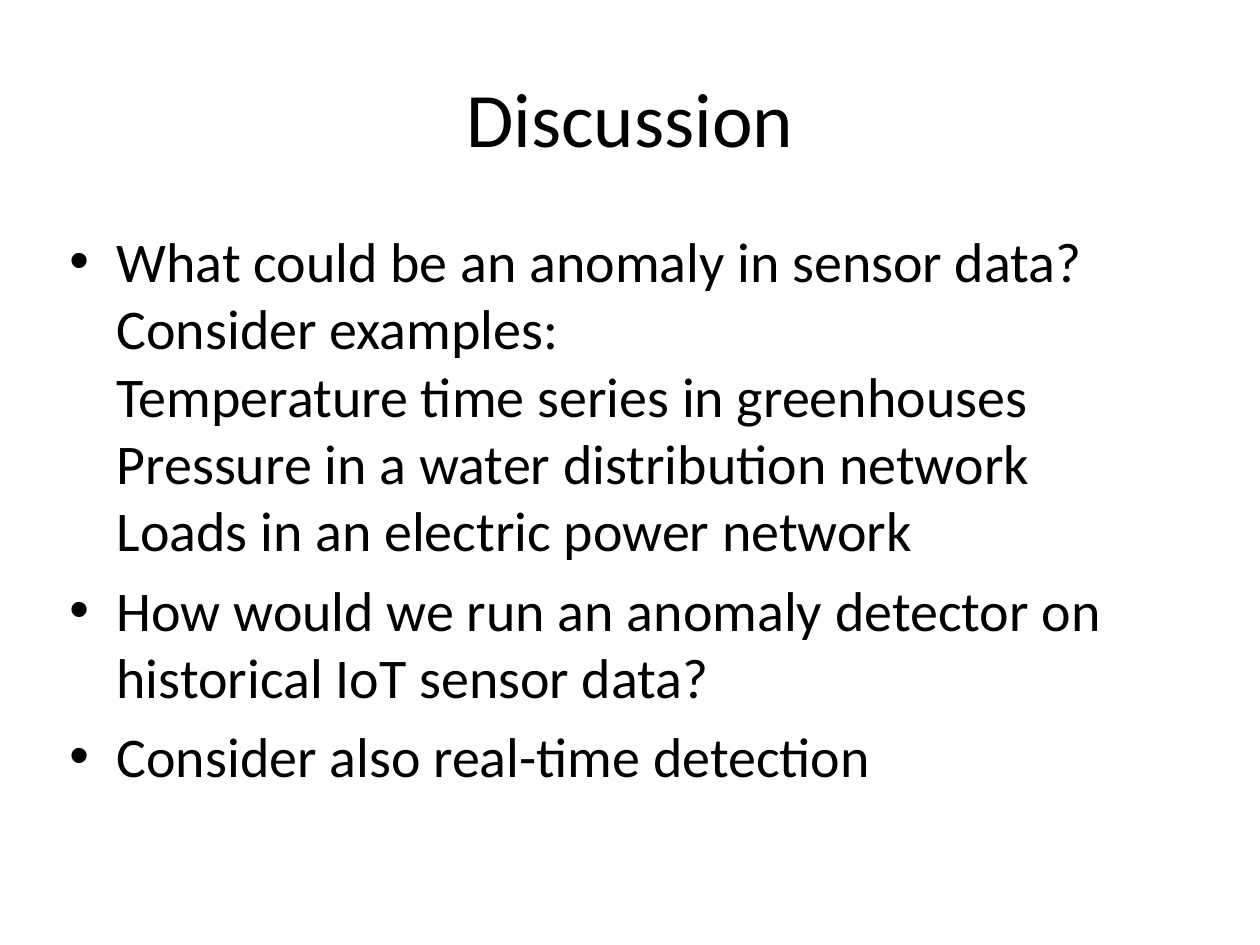
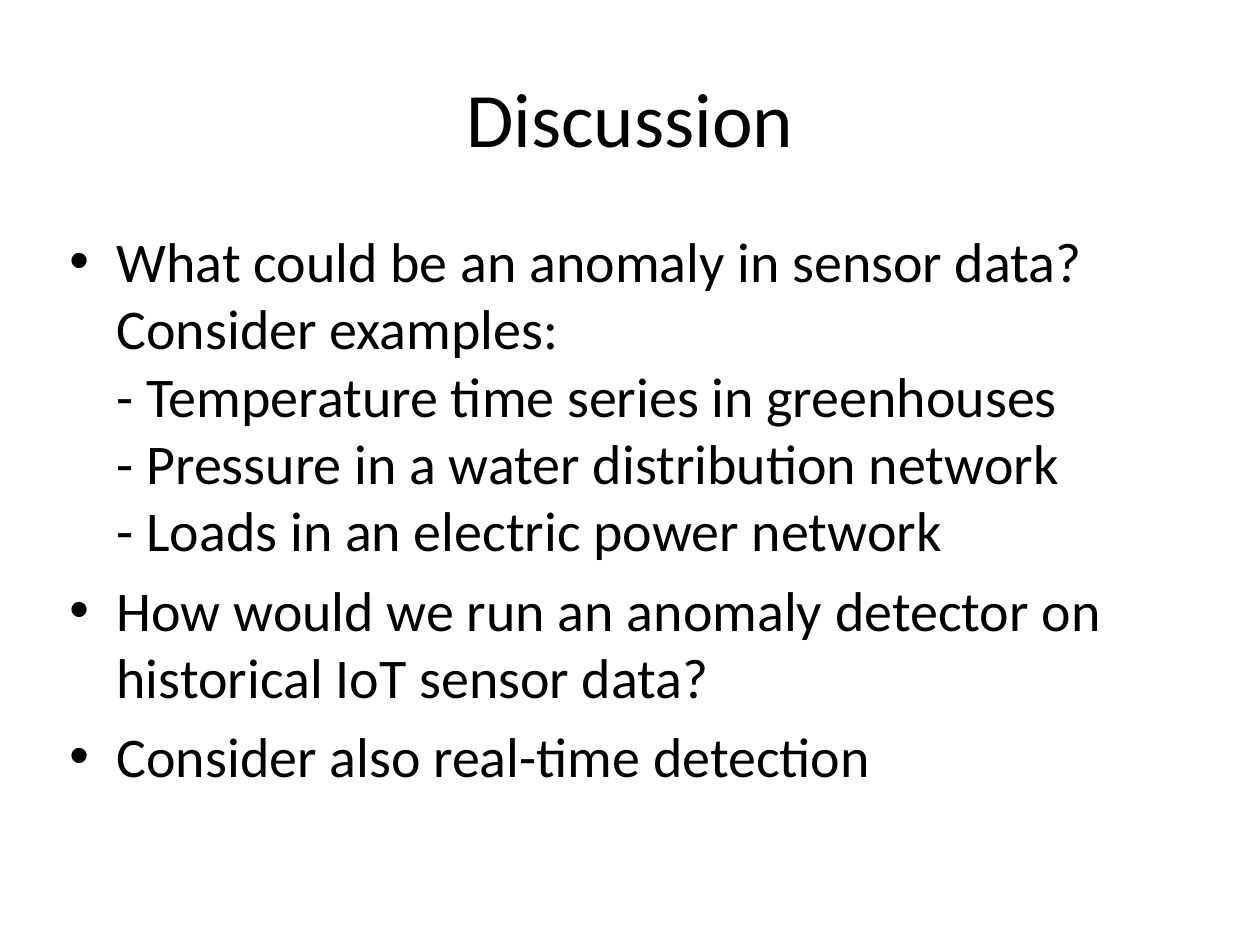
Before and after one commit to kic-markon/ITU_MSc_AM4, a slide deck: slide 20 of powerpoints/ITU Academy Slides AM4-12.pptx (slide 19 before the commit). Drawn at 1260x945 pixels with LibreOffice and Linux fonts; fonts in the diff are those of the drawing; background and template pictures are left out. Boxes give left, top, right and bottom in pixels: in the first picture for what was removed or moved away, otherwise in the second. Text is boxed around its words. In the diff, an @@ line names an element or a change of style, - is before the commit and + after.

```diff
--- a/powerpoints/ITU Academy Slides AM4-12.pptx
+++ b/powerpoints/ITU Academy Slides AM4-12.pptx
@@ text at bbox=[117, 243, 1082, 560]: text changed @@
-• What could be an anomaly in sensor data? Consider examples:
-  Temperature time series in greenhouses
-  Pressure in a water distribution network
-  Loads in an electric power network
+• What could be an anomaly in sensor data? Consider examples:
+  - Temperature time series in greenhouses
+  - Pressure in a water distribution network
+  - Loads in an electric power network
```
Also in this commit, not shown: 5 other slides changed, 2 slides added, 5 other files.
